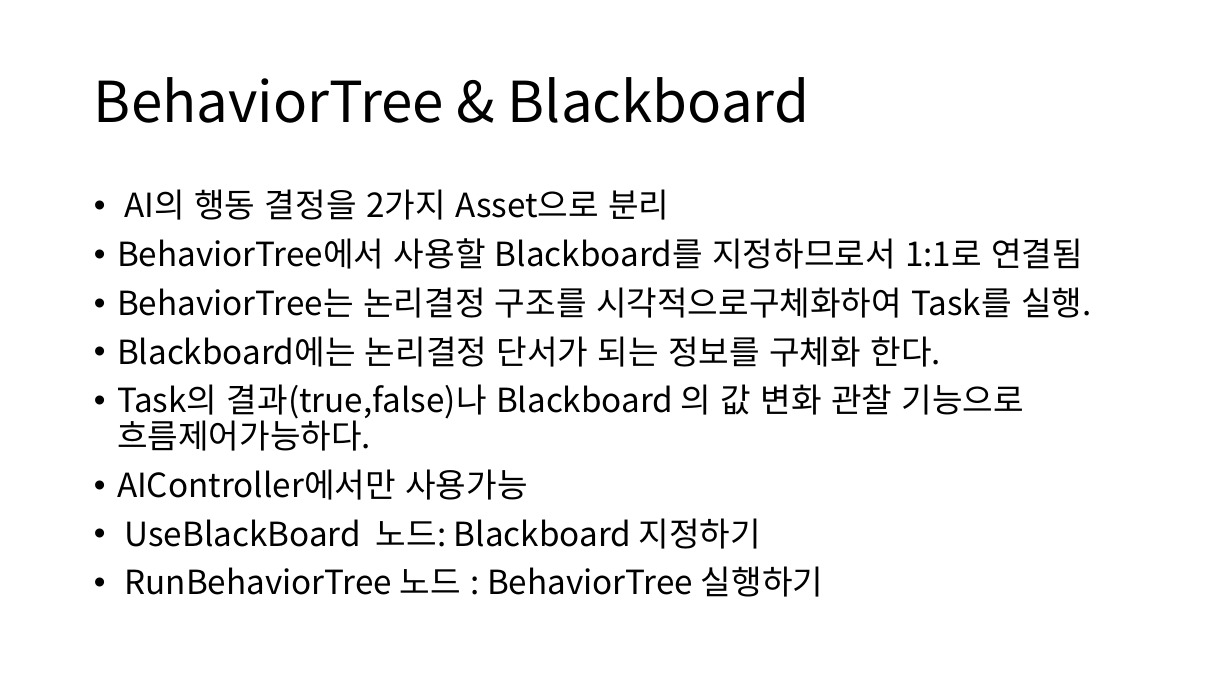
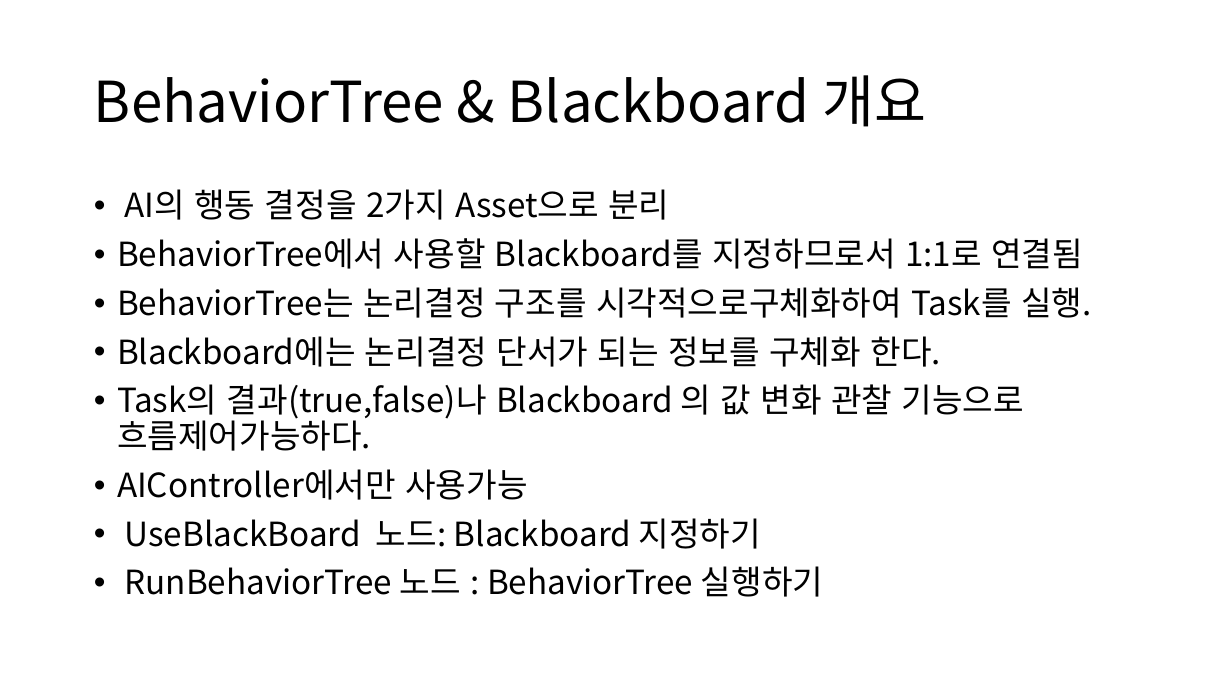
Before and after one commit to ldw9981/UE4_Blueprint, a slide deck: slide 25 of Day04/AI.pptx. Drawn at 1232x693 pixels with LibreOffice and Linux fonts; fonts in the diff are those of the drawing. Boxes give left, top, right and bottom in pixels: in the first picture for what was removed or moved away, otherwise in the second. Text is boxed around its words. In the diff, an @@ line names an element or a change of style, - is before the commit and + after.

```diff
--- a/Day04/AI.pptx
+++ b/Day04/AI.pptx
@@ title at box(94, 75, 926, 127): text changed @@
-BehaviorTree & Blackboard
+BehaviorTree & Blackboard 개요
```
Also in this commit, not shown: 8 slides added, 18 other files.
